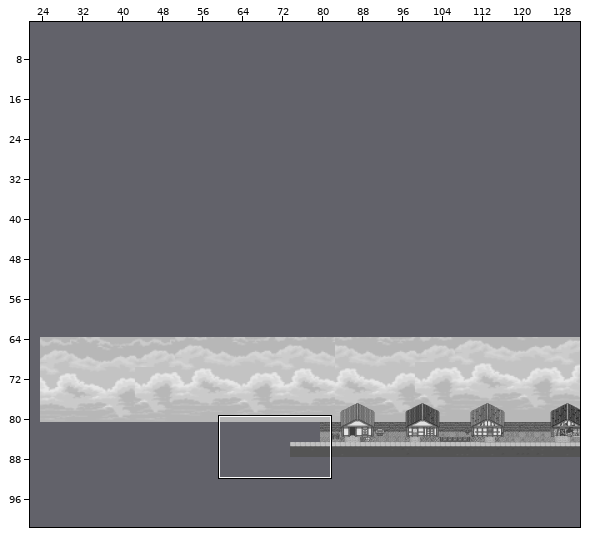
Level history. Tiled map (JSON): src/assets/map/game_map.json. The picture above shows the old version from afar; the outline marks the close-up.
Close-up. First the earlier version:
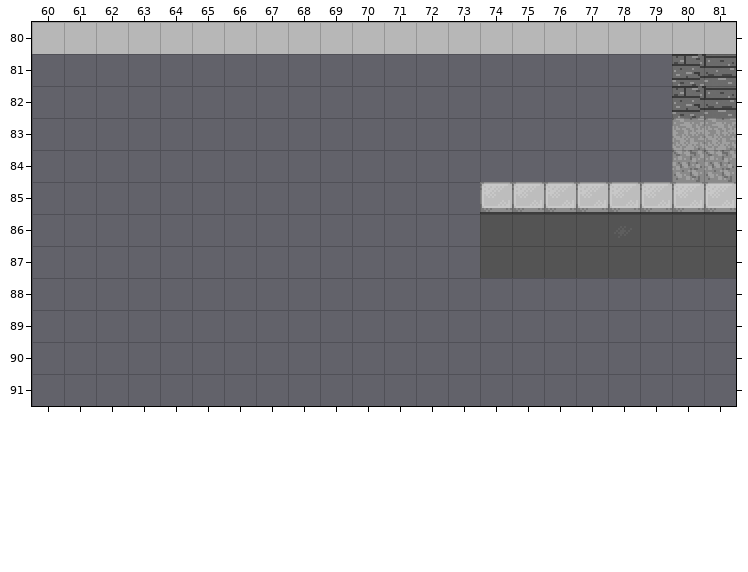
Cells are 16x16 px. Shown: x 60..81, y 80..91. The commit also changed other parts of the map, which this record leaves out.
New version:
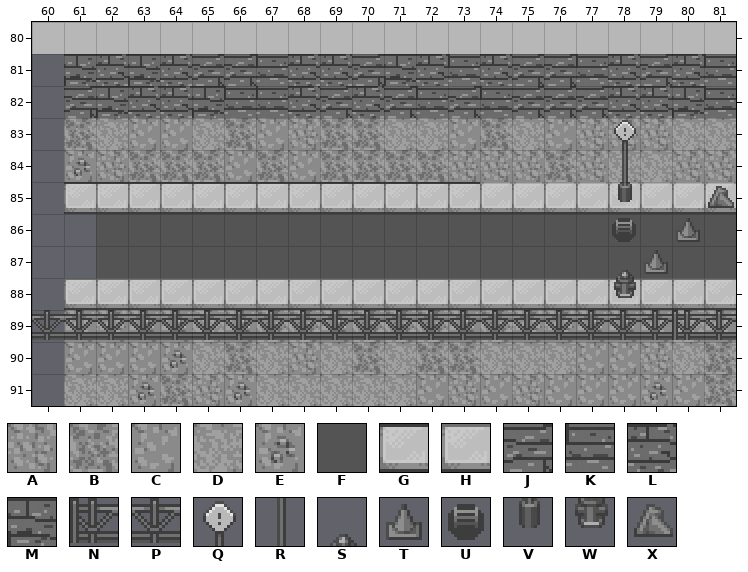
Key: from "buildings": A 19, B 20, C 21, D 22, E 23, F 24, G 40, H 42; from "floor": J 0, K 1, L 2, M 3; from "road_items": N 5, P 6, Q 18, R 20, S 22, T 23, U 34, V 36, W 38, X 39.
_ is an empty cell, . an unchanged one.
Difference:
--- layer "street"
@@ x 61..81 @@
-83 ___________________..
-84 ___________________..
-85 _____________........
-86 .____________........
-87 .____________........
-88 _____________________
-89 _____________________
-90 _____________________
-91 _____________________
+83 BDCCDBCABBDDCBDCAAA..
+84 EABBBCBCBBBBAAABADD..
+85 GGGGGGGGGGGGG........
+86 .FFFFFFFFFFFF........
+87 .FFFFFFFFFFFF........
+88 HHHHHHHHHHHHHHHHHHHHH
+89 CAEEDEBBEBBBEBAAEECDC
+90 CCCEDBDADBDBBDDDCCADB
+91 DDEBAEDDDDDCACACCCECB
--- layer "floor"
@@ x 61..80 @@
-81 ___________________.
-82 ___________________L
+81 MLMLJJKLLJMLKLJJKLJ.
+82 JMLLMKKLJLJKJKJJJLLM
--- layer "road_items"
@@ x 60..81 @@
-83 .................._...
-84 .................._...
-85 .................._.._
-86 .................._._.
-87 ..................__..
-88 .................._...
-89 ______________________
+83 ..................Q...
+84 ..................R...
+85 ..................V..X
+86 ..................U.T.
+87 ..................ST..
+88 ..................W...
+89 PPPPPPPPPPPPPPPPPPPPNP
Changed places in both close-ups, as pixel boxes (x1, y1, x2, y2):
changed: (32, 54, 736, 406)
